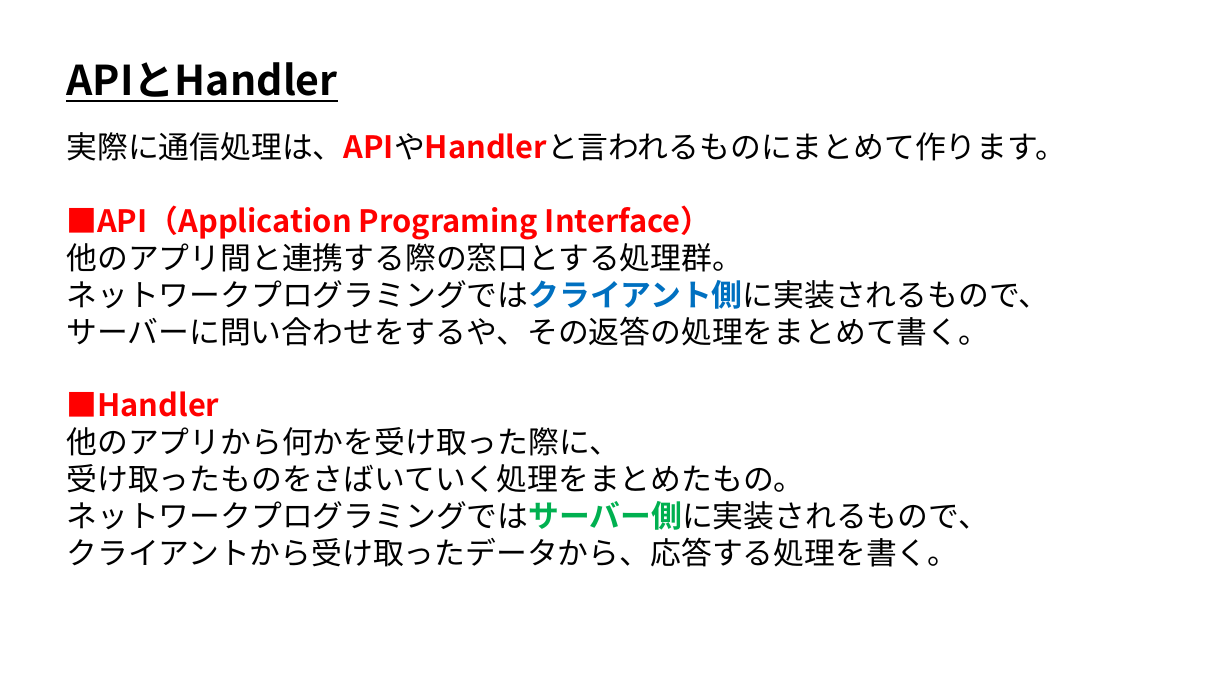
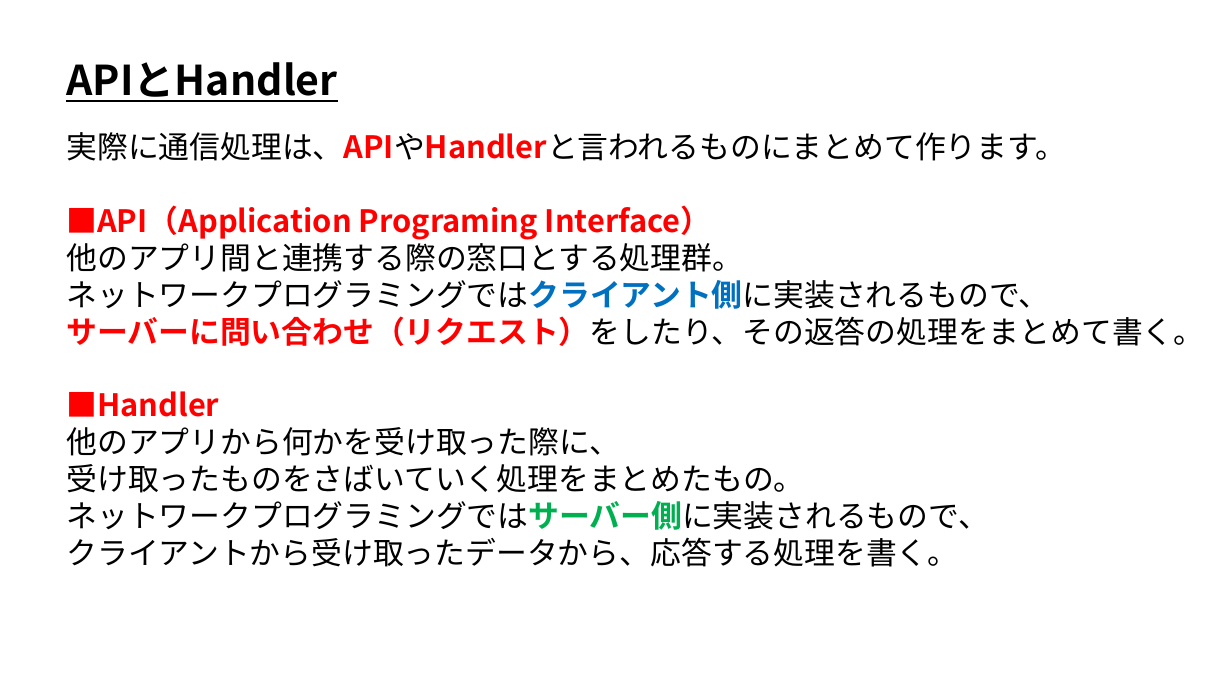
Before and after one commit to ArakiYusuke-Ohara/Textbook, a slide deck: slide 2 of ゲーム科3年/00_前期/オンラインゲームプログラミングⅠ/12_APIとHandler.pptx. Drawn at 1232x693 pixels with LibreOffice and Linux fonts; fonts in the diff are those of the drawing. Boxes give left, top, right and bottom in pixels: in the first picture for what was removed or moved away, otherwise in the second. Text is boxed around its words. In the diff, an @@ line names an element or a change of style, - is before the commit and + after.

```diff
--- a/ゲーム科3年/00_前期/オンラインゲームプログラミングⅠ/12_APIとHandler.pptx
+++ b/ゲーム科3年/00_前期/オンラインゲームプログラミングⅠ/12_APIとHandler.pptx
@@ text at (66, 316, 1204, 346): text changed @@
-サーバーに問い合わせをするや、その返答の処理をまとめて書く。
+サーバーに問い合わせ（リクエスト）をしたり、その返答の処理をまとめて書く。
```
Also in this commit, not shown: 5 slides added, 1 other file.
